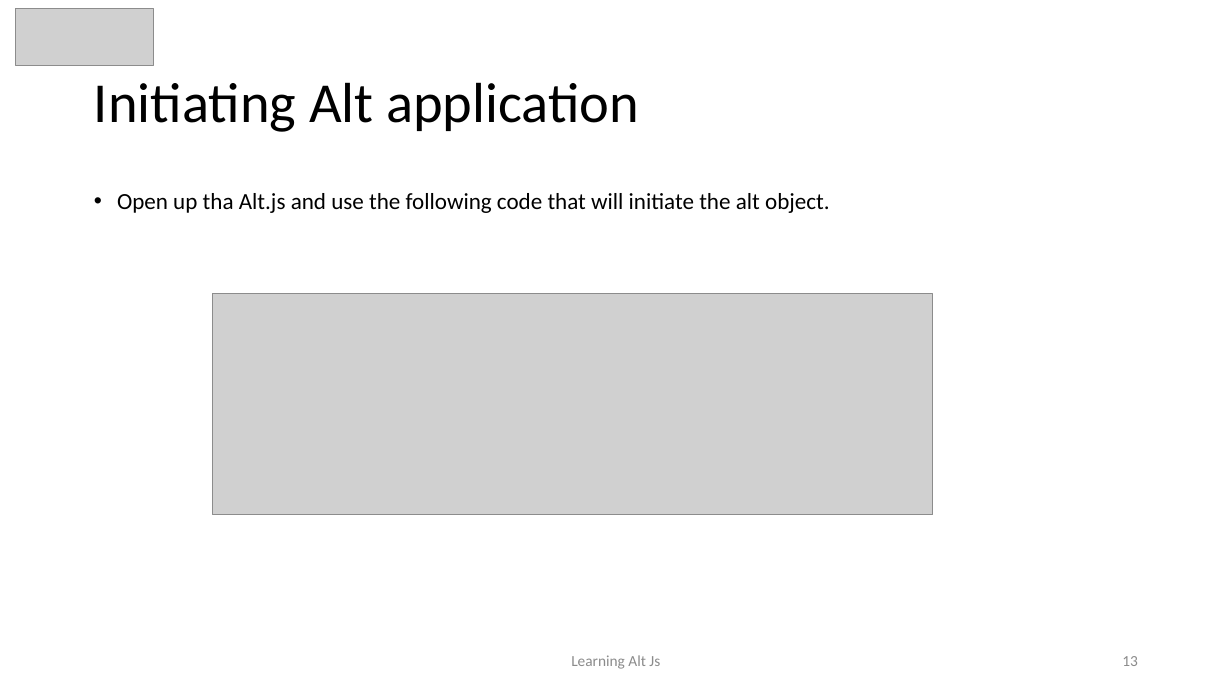
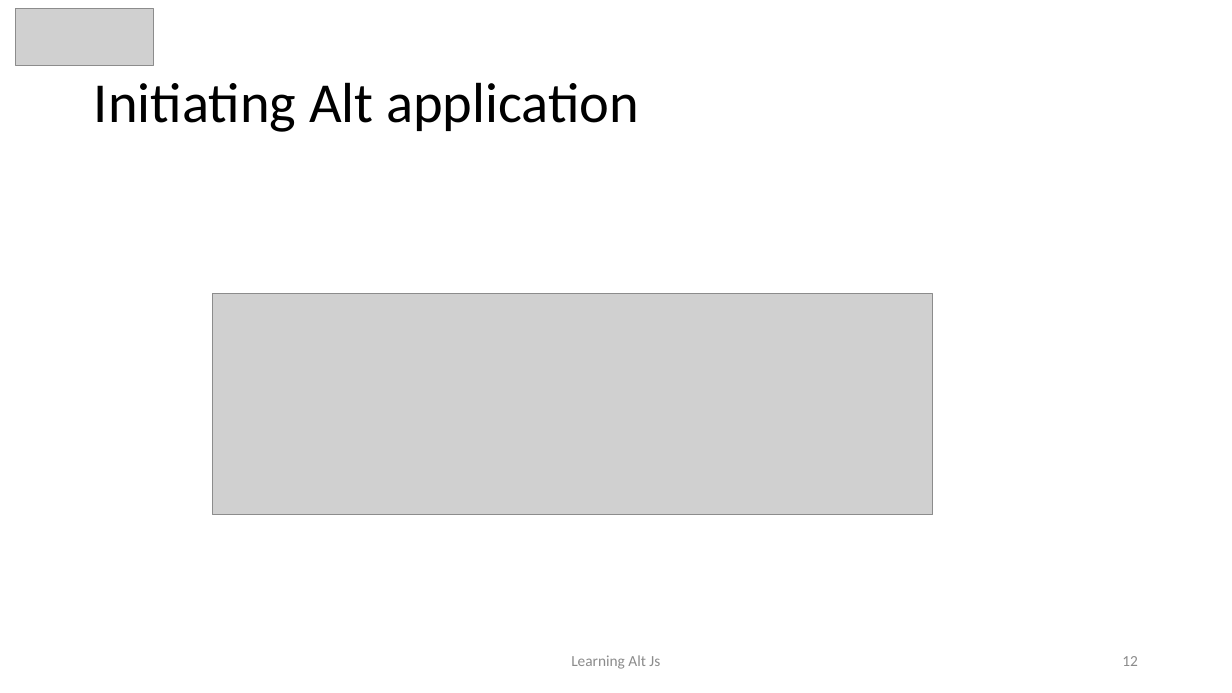
Before and after one commit to awahab29/samplealt, a slide deck: slide 12 of React.pptx (slide 13 before the commit). Drawn at 1232x693 pixels with LibreOffice and Linux fonts; fonts in the diff are those of the drawing; grey boxes stand for pictures. Boxes give left, top, right and bottom in pixels: in the first picture for what was removed or moved away, otherwise in the second. Text is boxed around its words. In the diff, an @@ line names an element or a change of style, - is before the commit and + after.

```diff
--- a/React.pptx
+++ b/React.pptx
@@ text removed at (117, 193, 830, 213) @@
-• Open up tha Alt.js and use the following code that will initiate the alt object.
@@ page number at (1122, 656, 1138, 666): text changed @@
-13
+12
```
Also in this commit, not shown: 14 other slides changed, 7 slides added, 3 slides removed.
